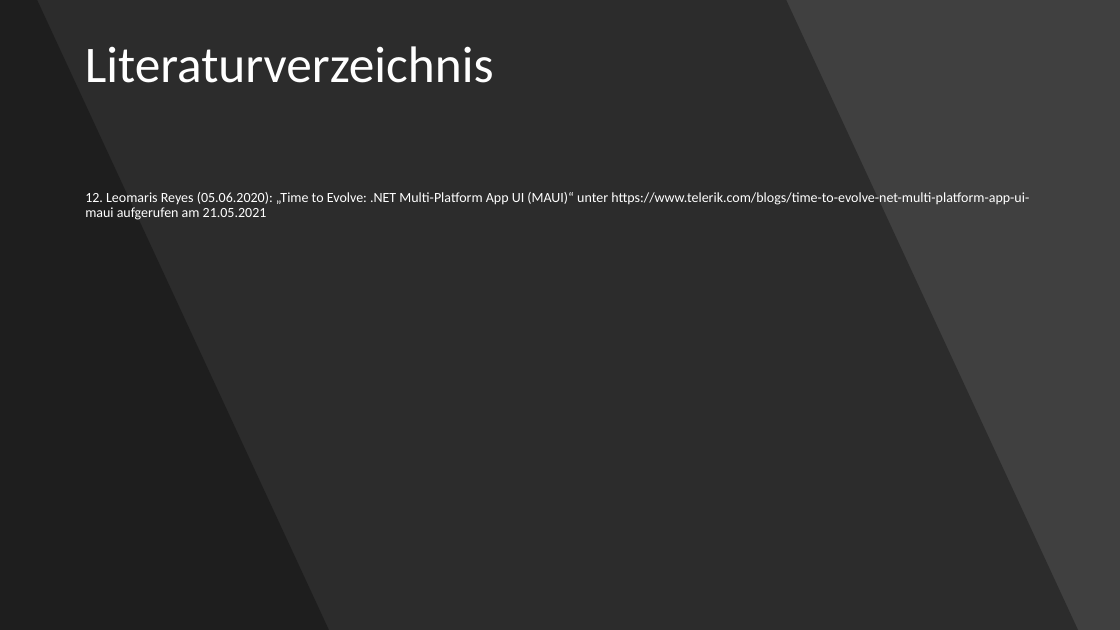
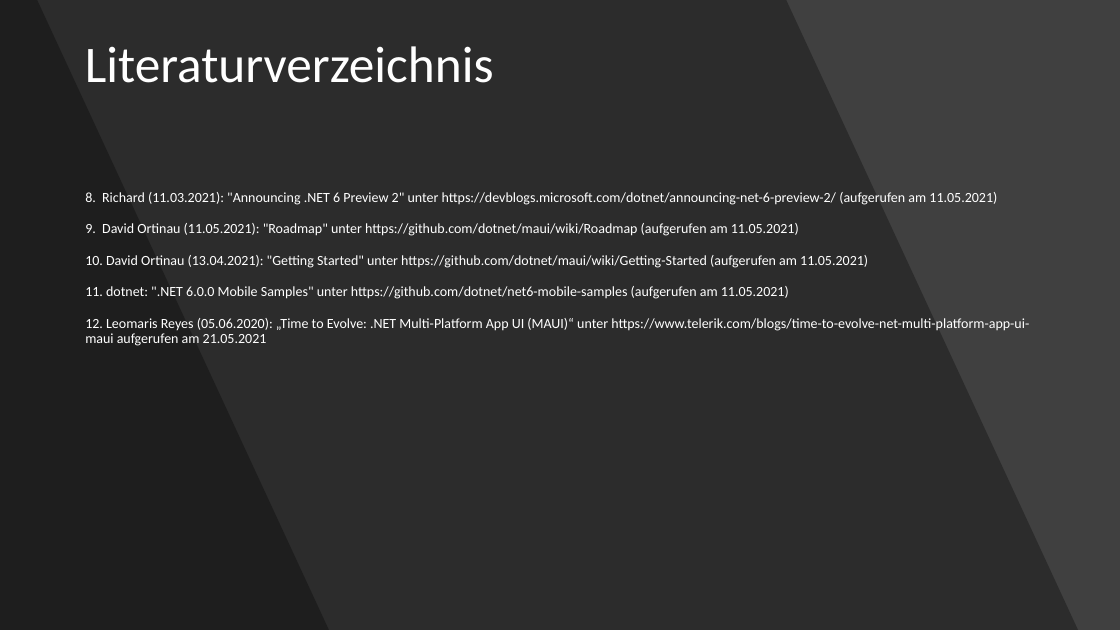
Before and after one commit to Wodde1010/MAUI_EPortfolio, a slide deck: slide 12 of maui.odp. Drawn at 1120x630 pixels with LibreOffice and Linux fonts; fonts in the diff are those of the drawing. Boxes give left, top, right and bottom in pixels: in the first picture for what was removed or moved away, otherwise in the second. Text is boxed around its words. In the diff, an @@ line names an element or a change of style, - is before the commit and + after.

```diff
--- a/maui.odp
+++ b/maui.odp
@@ text at (x1=85, y1=192, x2=997, y2=299): paragraphs added @@
+8. Richard (11.03.2021): "Announcing .NET 6 Preview 2" unter https://devblogs.microsoft.com/dotnet/announcing-net-6-preview-2/ (aufgerufen am 11.05.2021)
+9. David Ortinau (11.05.2021): "Roadmap" unter https://github.com/dotnet/maui/wiki/Roadmap (aufgerufen am 11.05.2021)
+10. David Ortinau (13.04.2021): "Getting Started" unter https://github.com/dotnet/maui/wiki/Getting-Started (aufgerufen am 11.05.2021)
+11. dotnet: ".NET 6.0.0 Mobile Samples" unter https://github.com/dotnet/net6-mobile-samples (aufgerufen am 11.05.2021)
```
Also in this commit, not shown: 3 other slides changed.
